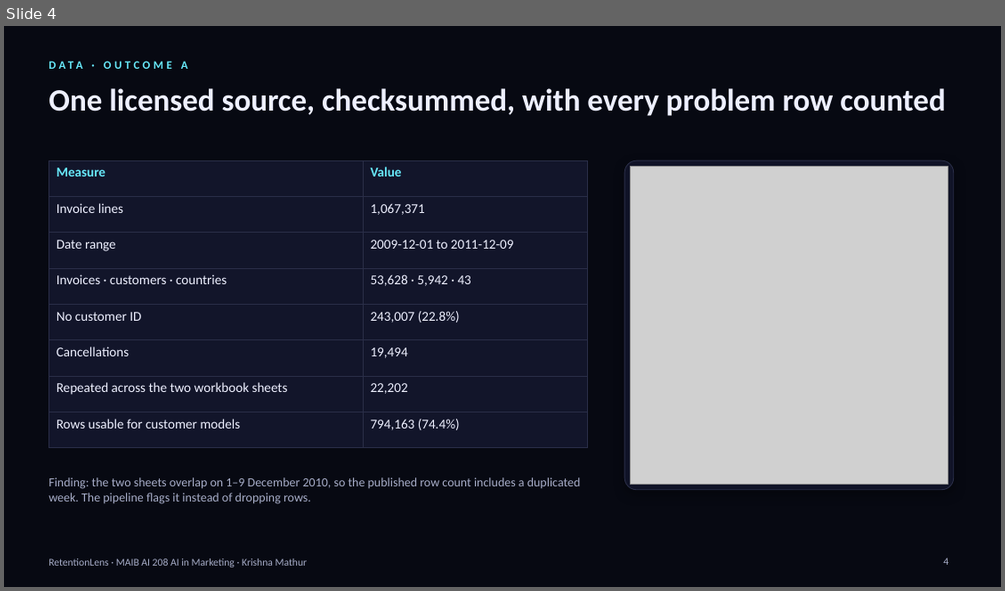
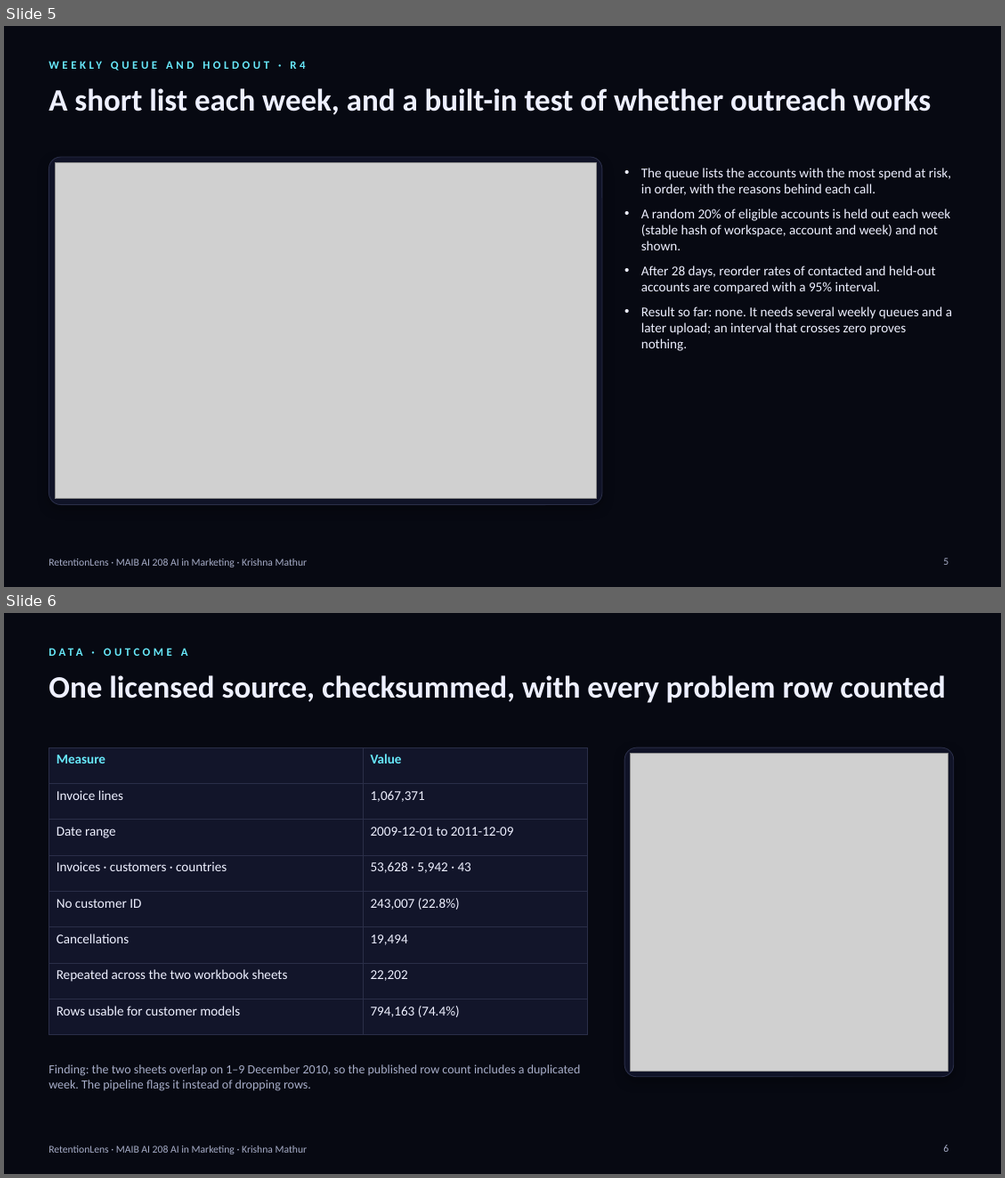
Before and after one commit to krish2105/Retention-Lens-AI-in-Marketing-, a slide deck: submissions/RetentionLens_Presentation.pptx. Shown one above the other, each under a label of ours: slide 4 before the commit, slides 5 and 6 after it. The pictures are 1005x591 and 1005x1178 pixels, drawn with LibreOffice and Linux fonts; fonts in the diff are those of the drawing; grey boxes stand for pictures. Boxes give left, top, right and bottom in pixels: in the first picture for what was removed or moved away, otherwise in the second. Text is boxed around its words. In the diff, an @@ line names an element or a change of style, - is before the commit and + after.

Commit message:
docs(submission): refresh screenshots, 18-slide deck and 17-page report with R2–R5b, SaaS foundations and what is still missing

```diff
--- a/submissions/RetentionLens_Presentation.pptx
+++ b/submissions/RetentionLens_Presentation.pptx
@@ slide 5 added at box(4, 26, 1001, 587), background #070912; not listed: 1 template element that a slide beside it also shows @@
@@ text added at box(48, 57, 797, 79), 11 pt, text #67E8F9, bold @@
+WEEKLY QUEUE AND HOLDOUT · R4
@@ text added at box(48, 88, 930, 115), 30 pt, text #EEF0FF, bold @@
+A short list each week, and a built-in test of whether outreach works
@@ rounded rectangle added at box(48, 157, 602, 505), fill #12152A at 92% opacity, outline #2A2E48 0.75 pt @@
@@ picture added at box(55, 163, 596, 499) @@
@@ text added at box(641, 168, 952, 351), 13 pt, text #EEF0FF @@
+• The queue lists the accounts with the most spend at risk, in order, with the reasons behind each call.
+• A random 20% of eligible accounts is held out each week (stable hash of workspace, account and week) and not shown.
+• After 28 days, reorder rates of contacted and held-out accounts are compared with a 95% interval.
+• Result so far: none. It needs several weekly queues and a later upload; an interval that crosses zero proves nothing.
@@ page number added at box(943, 557, 948, 564), 10 pt, text #A7ADC8 @@
+5
@@ what was slide 4 is now slide 6 @@
@@ page number at box(943, 1144, 948, 1151): text changed @@
-4
+6
```
Also in this commit, not shown: 7 slides changed, 5 other slides added, 2 slides removed, 35 other files.
